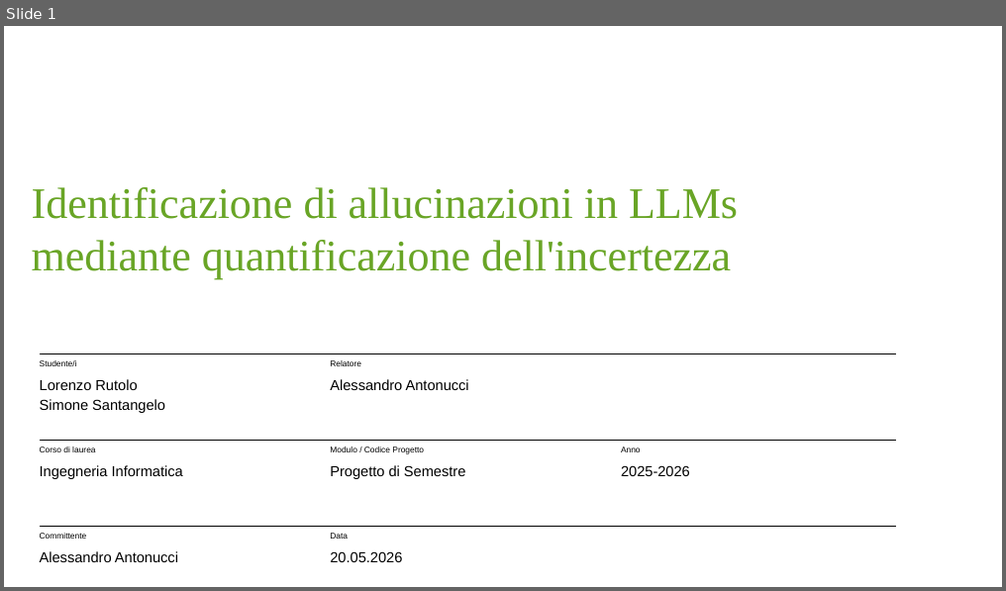
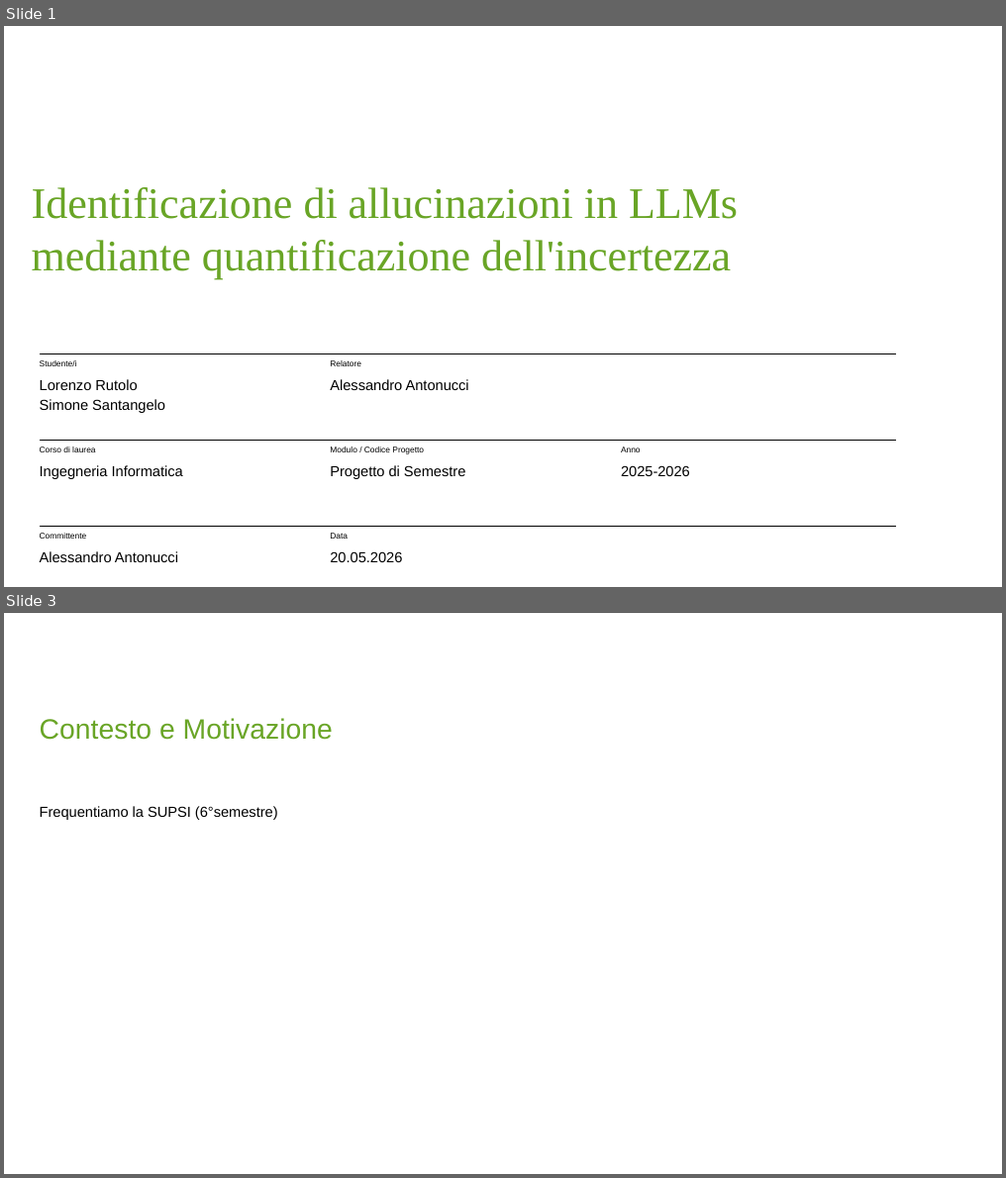
Before and after one commit to lorenzorutolo/ProgettoSemestre, a slide deck: Documentazione/Presentazione_Rutolo_Santangelo.pptx. Shown one above the other, each under a label of ours: slide 1 before the commit, slides 1 and 3 after it; the slides between them are not shown. The pictures are 1006x591 and 1006x1178 pixels, drawn with LibreOffice and Linux fonts; fonts in the diff are those of the drawing; background and template pictures are left out. Boxes give left, top, right and bottom in pixels: in the first picture for what was removed or moved away, otherwise in the second. Text is boxed around its words. In the diff, an @@ line names an element or a change of style, - is before the commit and + after.

```diff
--- a/Documentazione/Presentazione_Rutolo_Santangelo.pptx
+++ b/Documentazione/Presentazione_Rutolo_Santangelo.pptx
@@ slide 3 added at box(4, 613, 1002, 1174), background #FFFFFF @@
@@ text added at box(40, 718, 333, 740), 20.2 pt, text #69A526 @@
+Contesto e Motivazione
@@ text added at box(40, 806, 278, 820), 10.5 pt, text #000000 @@
+Frequentiamo la SUPSI (6°semestre)
```
Also in this commit, not shown: 7 other slides added, 3 slides removed, 1 other file.
